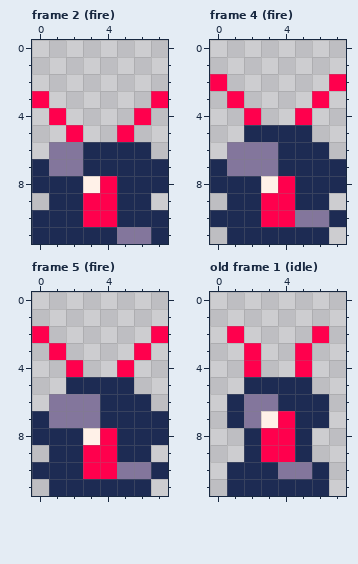
One commit to this pixel-art file: work/gfx/gun_enemy.ase. The picture above is the old version.
8x12 pixels, 12 frames. Shown: frame 2 (fire), frame 4 (fire), frame 5 (fire), old frame 1 (idle). The commit also changed other frames, which this record leaves out.
The same view after the edit:
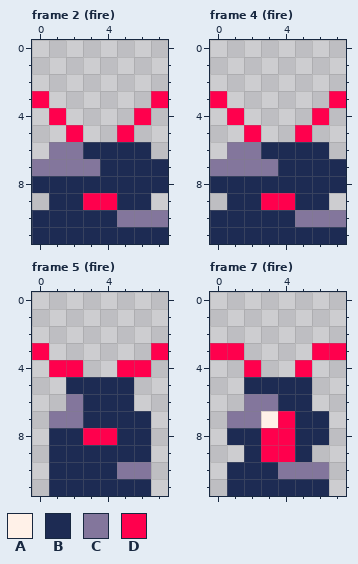
Palette (. is transparent): A #fff1e8  B #1d2b53  C #83769c  D #ff004d
A new or re-ordered frame is compared with the old frame closest to it.
Log entry: improve gunblux animation
The exact change:
frames 12 -> 14
Frame 2 (fire):
y 7: x 0 B -> C; x 3 B -> C
y 8: x 3..4 AD -> BB
y 10: x 3..7 DDBBB -> BBCCC
y 11: x 5..6 CC -> BB
Frame 4 (fire):
y 2: x 0 D -> .; x 7 D -> .
y 3: x 0..1 .D -> D.; x 6..7 D. -> .D
y 4: x 1..2 .D -> D.; x 5..6 D. -> .D
y 5: x 2..5 BBBB -> D..D
y 6: x 3 C -> B
y 7: x 0 B -> C
y 8: x 3..4 AD -> BB
y 10: x 3..4 DD -> BB; x 7 B -> C
y 11: x 0 . -> B; x 7 . -> B
Frame 5 (fire):
y 2: x 0 D -> .; x 7 D -> .
y 3: x 0..1 .D -> D.; x 6..7 D. -> .D
y 4: x 1 . -> D; x 6 . -> D
y 6: x 1 C -> .; x 3 C -> B; x 6 B -> .
y 7: x 0 B -> .; x 3 C -> B; x 7 B -> .
y 8: x 0 B -> .; x 3 A -> D; x 7 B -> .
y 9: x 3..4 DD -> BB
y 10: x 0 B -> .; x 3..4 DD -> BB; x 7 B -> .
Frame 7 (fire) is new; against old frame 1 (idle):
y 2: x 1 D -> .; x 6 D -> .
y 3: x 0..2 ..D -> DD.; x 5..7 D.. -> .DD
y 6: x 1 B -> .; x 6 B -> .
y 7: x 1 B -> C
y 8: x 1 . -> B; x 6 . -> B
y 10: x 6 B -> C
Where, in picture pixels (left, top, right, bottom), the same in both pictures:
changed: (32, 159, 168, 244)
changed: (210, 74, 346, 244)
changed: (32, 326, 168, 479)
changed: (210, 326, 346, 479)
